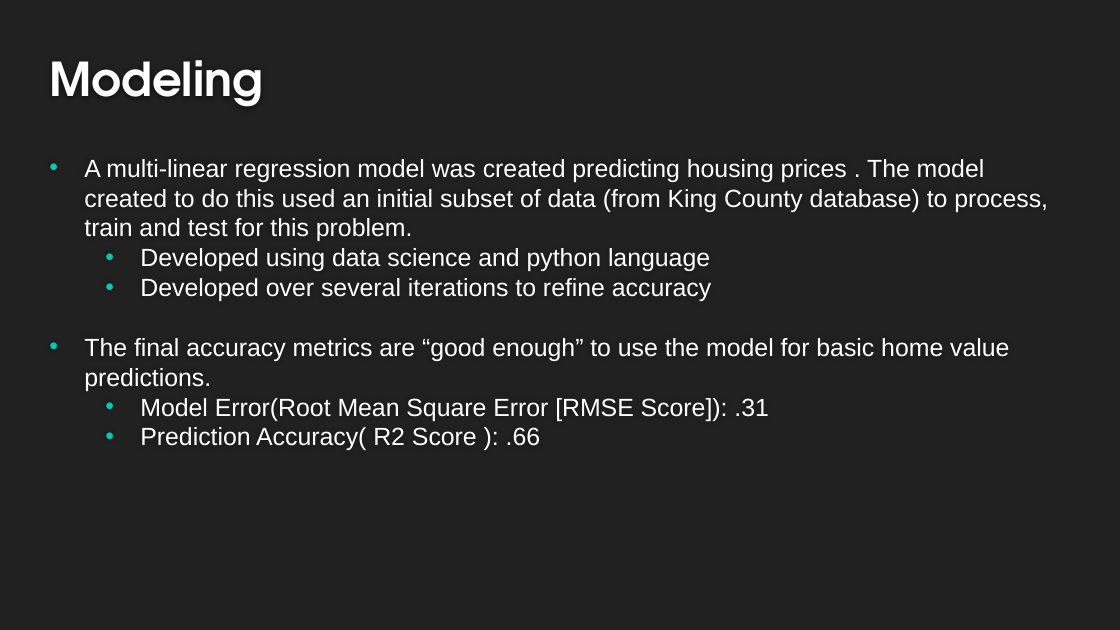
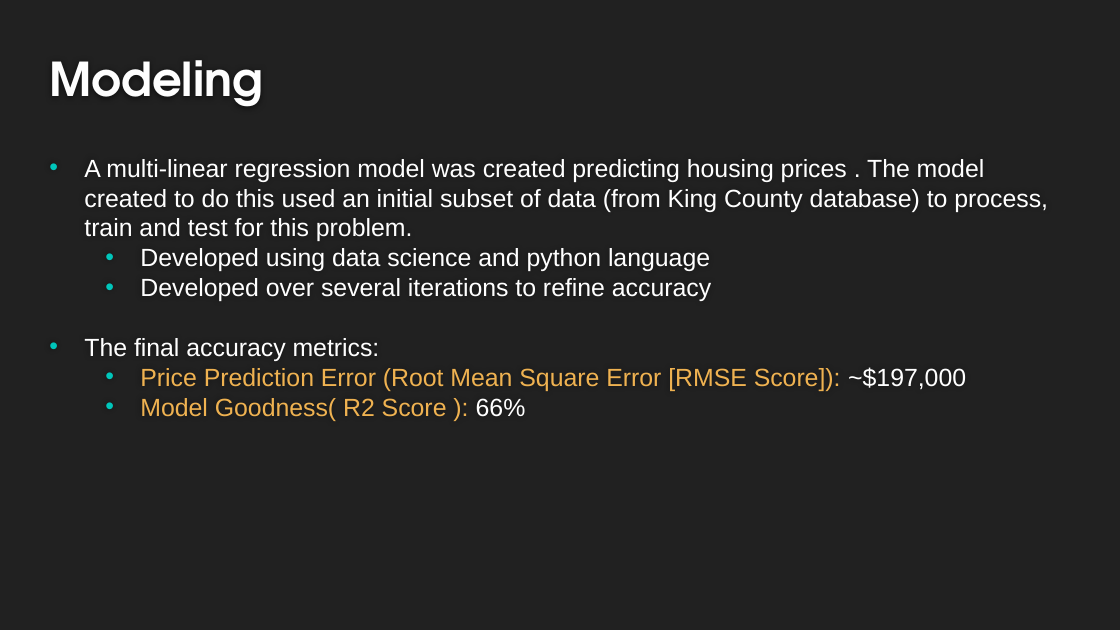
Before and after one commit to Dmvinedata/dsc-phase-2-project-v2-3, a slide deck: slide 5 of Phase2_Project_Presentation_DJackson.pptx. Drawn at 1120x630 pixels with LibreOffice and Linux fonts; fonts in the diff are those of the drawing. Boxes give left, top, right and bottom in pixels: in the first picture for what was removed or moved away, otherwise in the second. Text is boxed around its words. In the diff, an @@ line names an element or a change of style, - is before the commit and + after.

```diff
--- a/Phase2_Project_Presentation_DJackson.pptx
+++ b/Phase2_Project_Presentation_DJackson.pptx
@@ text at (x1=84, y1=338, x2=966, y2=421): text changed; text colour #FFFFFF to #EFB251 @@
-          • The final accuracy metrics are “good enough” to use the model for basic home value predictions.
-            • Model Error(Root Mean Square Error [RMSE Score]): .31
-            • Prediction Accuracy( R2 Score ): .66
+          • The final accuracy metrics:
+            • Price Prediction Error (Root Mean Square Error [RMSE Score]): ~$197,000
+            • Model Goodness( R2 Score ): 66%
```
Also in this commit, not shown: 6 other slides changed, 3 slides added, 2 slides removed, 9 other files.
